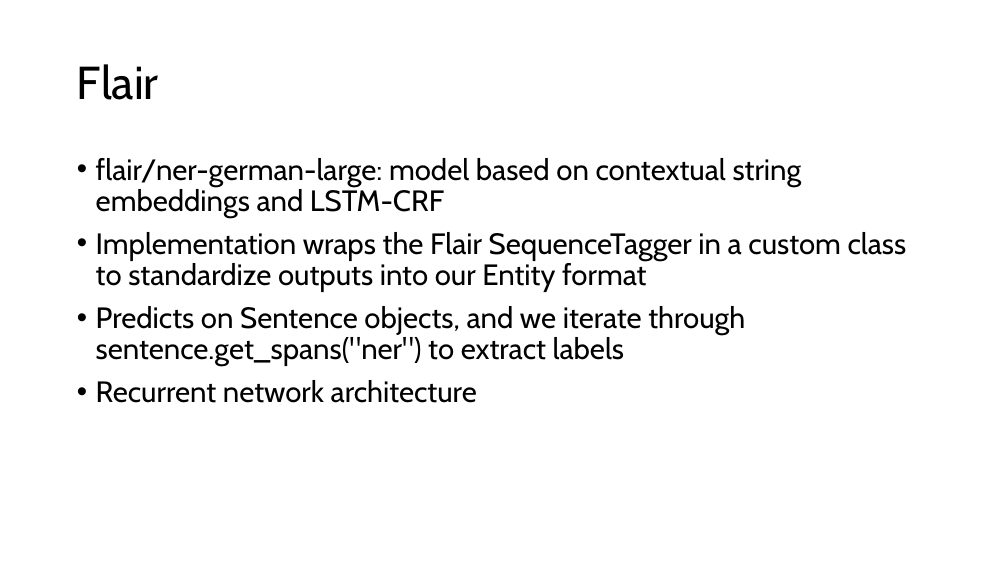
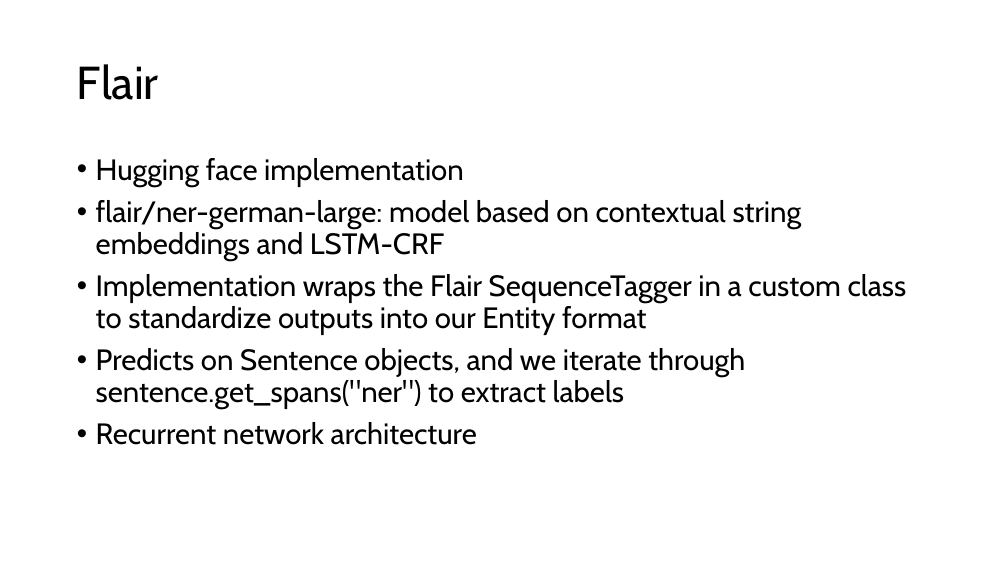
Before and after one commit to kiliankoeck/NLP, a slide deck: slide 5 of NLP-Group18.pptx. Drawn at 1008x567 pixels with LibreOffice and Linux fonts; fonts in the diff are those of the drawing. Boxes give left, top, right and bottom in pixels: in the first picture for what was removed or moved away, otherwise in the second. Text is boxed around its words. In the diff, an @@ line names an element or a change of style, - is before the commit and + after.

```diff
--- a/NLP-Group18.pptx
+++ b/NLP-Group18.pptx
@@ text at box(96, 158, 464, 187): paragraph added @@
+• Hugging face implementation
```
Also in this commit, not shown: 4 other slides changed, 1 slide added.
